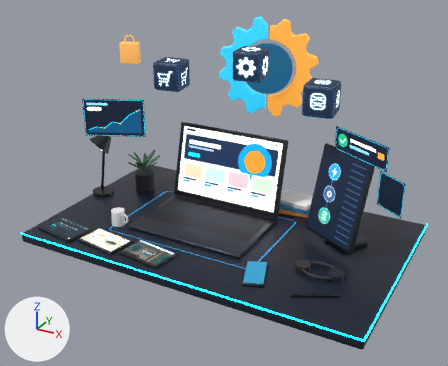
The glTF model img/hero3d/scene.glb as it was, and as the next commit left it.
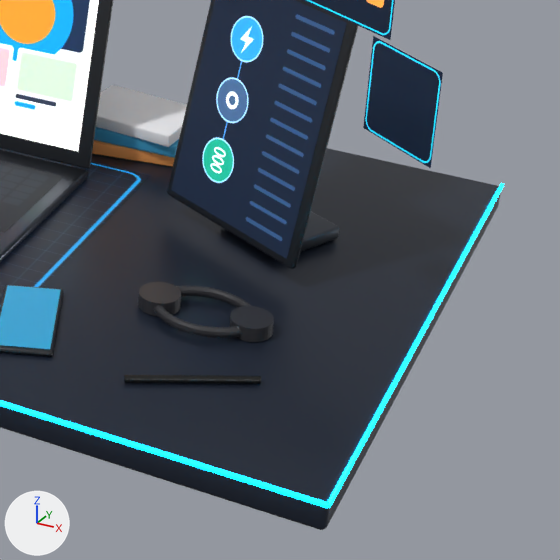
The first picture shows the older version from a 50 mm lens placed at (2.83, -4.92, 3.03), pointed at (0.01, 0.2, 0.46). The close-ups show the older and then the newer version on the part from 55% to 100% of the width and 43% to 99% of the height of that picture. Only the edits that show in the close-ups are written down. Lighting does not change. The marker at lower left points along +X, +Y and +Z. Where no turn or scale is listed for an object, it has been applied to the vertices.

Script lines for the objects in view, before the commit:
```python
me_cube = bpy.data.meshes.new('Cube')
me_cube.from_pydata(...)  # 96 vertices, 188 faces; spans x -1.8..1.8, y -1.1..1.1, z -0.05..0.05
me_cube.materials.append(mat_desk)  # dark blue #212938
me_cube_005 = bpy.data.meshes.new('Cube.005')
me_cube_005.from_pydata(...)  # 96 vertices, 188 faces; spans x -0.336..0.336, y -0.242..0.242, z -0.44..0.44
me_cube_005.materials.append(mat_bezel)  # black #191d22
me_cylinder_006 = bpy.data.meshes.new('Cylinder.006')
me_cylinder_006.from_pydata(...)  # a 32-sided cylinder along z spanning x -0.07..0.07, y -0.07..0.07, z -0.025..0.025
me_cylinder_006.materials.append(mat_headphones)  # dark grey #303035
ob_desk = bpy.data.objects.new('desk', me_cube)
ob_desk.location = (0.1, 0.1, -0.05)
ob_headphones_cup = bpy.data.objects.new('headphones_cup', me_cylinder_006)
ob_headphones_cup.location = (1.09, -0.25, 0.03)
ob_tablet = bpy.data.objects.new('tablet', me_cube_005)
ob_tablet.location = (1.2, 0.3, 0.52)
# also in view: 'desk_edge_front' at (0.1, -1.0, 0.0); 'desk_mat' at (-0.15, 0.05, 0.0); 'phone' at (0.75, -0.55, 0.01); 'headphones_band' at (1.25, -0.25, 0.03); 'laptop_keys' at (-0.15, 0.14, 0.04)
```
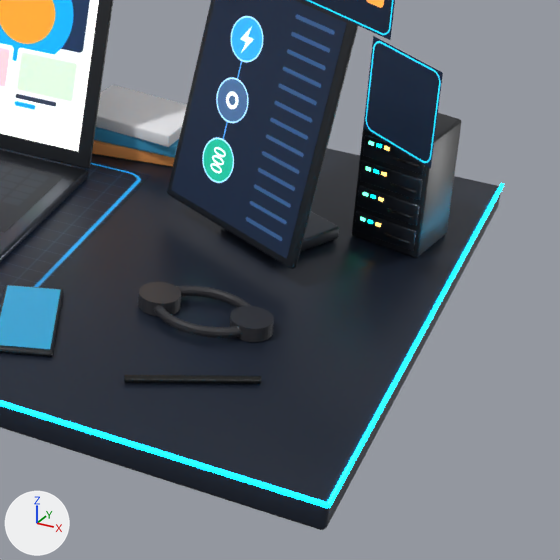
Where the newer file only moved an object's origin or applied its transform, the numbers keep the older frame.

Patch to the scene script:
```diff
--- a/img/hero3d/scene.glb.py
+++ b/img/hero3d/scene.glb.py
@@ ob_rack_unit_3 @@
+ob_rack_unit_3 = bpy.data.objects.new('rack_unit_3', me_cube_038)  # 96 vertices, 188 faces; spans x -1.0..1.0, y -0.05..0.05, z -0.35..0.35; in mat_aluminium (dark grey #4b5059)
+ob_rack_unit_3.parent = ob_rack
+ob_rack_unit_3.location = (0.0, -0.12, 0.37)
+ob_rack_unit_3.scale = (0.115, 0.115, 0.115)
@@ ob_rack @@
+ob_rack = bpy.data.objects.new('rack', None)
+ob_rack.location = (1.66, 0.62, 0.0)
+ob_rack.rotation_euler = (0.0, 0.0, -0.209)  # degrees (0, 0, -12)
@@ ob_rack_unit_2 @@
+ob_rack_unit_2 = bpy.data.objects.new('rack_unit_2', me_cube_043)  # 96 vertices, 188 faces; spans x -0.113..0.113, y -0.029..0.029, z -0.04..0.04; in mat_aluminium (dark grey #4b5059)
+ob_rack_unit_2.location = (1.635, 0.503, 0.27)
@@ ob_rack_unit_1 @@
+ob_rack_unit_1 = bpy.data.objects.new('rack_unit_1', me_cube_038)  # 96 vertices, 188 faces; spans x -1.0..1.0, y -0.05..0.05, z -0.35..0.35; in mat_aluminium (dark grey #4b5059)
+ob_rack_unit_1.parent = ob_rack
+ob_rack_unit_1.location = (0.0, -0.12, 0.17)
+ob_rack_unit_1.scale = (0.115, 0.115, 0.115)
@@ ob_rack_unit_0 @@
+ob_rack_unit_0 = bpy.data.objects.new('rack_unit_0', me_cube_043.copy())
+ob_rack_unit_0.location = (1.635, 0.503, 0.07)
@@ ob_rack_slot_3 @@
+ob_rack_slot_3 = bpy.data.objects.new('rack_slot_3', me_cube_037)  # a box spanning x -1.0..1.0, y -0.04..0.04, z -0.1..0.1; in mat_bezel (black #191d22)
+ob_rack_slot_3.parent = ob_rack
+ob_rack_slot_3.location = (0.05, -0.127, 0.358)
+ob_rack_slot_3.scale = (0.05, 0.05, 0.05)
@@ ob_rack_slot_2 @@
+ob_rack_slot_2 = bpy.data.objects.new('rack_slot_2', me_cube_037)  # a box spanning x -1.0..1.0, y -0.04..0.04, z -0.1..0.1; in mat_bezel (black #191d22)
+ob_rack_slot_2.parent = ob_rack
+ob_rack_slot_2.location = (0.05, -0.127, 0.258)
+ob_rack_slot_2.scale = (0.05, 0.05, 0.05)
@@ ob_rack_slot_1 @@
+ob_rack_slot_1 = bpy.data.objects.new('rack_slot_1', me_cube_037)  # a box spanning x -1.0..1.0, y -0.04..0.04, z -0.1..0.1; in mat_bezel (black #191d22)
+ob_rack_slot_1.parent = ob_rack
+ob_rack_slot_1.location = (0.05, -0.127, 0.158)
+ob_rack_slot_1.scale = (0.05, 0.05, 0.05)
@@ ob_rack_slot_0 @@
+ob_rack_slot_0 = bpy.data.objects.new('rack_slot_0', me_cube_037)  # a box spanning x -1.0..1.0, y -0.04..0.04, z -0.1..0.1; in mat_bezel (black #191d22)
+ob_rack_slot_0.parent = ob_rack
+ob_rack_slot_0.location = (0.05, -0.127, 0.058)
+ob_rack_slot_0.scale = (0.05, 0.05, 0.05)
@@ ob_rack_led_10 @@
+ob_rack_led_10 = bpy.data.objects.new('rack_led_10', me_cube_035)  # a box spanning x -1.0..1.0, y -0.33..0.33, z -0.67..0.67; in mat_led_cyan (dark blue #27303f, glowing cyan #00edff)
+ob_rack_led_10.parent = ob_rack
+ob_rack_led_10.location = (-0.055, -0.127, 0.388)
+ob_rack_led_10.scale = (0.009, 0.009, 0.009)
@@ ob_rack_led_8 @@
+ob_rack_led_8 = bpy.data.objects.new('rack_led_8', me_cube_036)  # a box spanning x -1.0..1.0, y -0.33..0.33, z -0.67..0.67; in mat_led_orange (dark blue #27303f, glowing orange #ffbc59)
+ob_rack_led_8.parent = ob_rack
+ob_rack_led_8.location = (-0.025, -0.127, 0.288)
+ob_rack_led_8.scale = (0.009, 0.009, 0.009)
@@ ob_rack_led_7 @@
+ob_rack_led_7 = bpy.data.objects.new('rack_led_7', me_cube_035)  # a box spanning x -1.0..1.0, y -0.33..0.33, z -0.67..0.67; in mat_led_cyan (dark blue #27303f, glowing cyan #00edff)
+ob_rack_led_7.parent = ob_rack
+ob_rack_led_7.location = (-0.055, -0.127, 0.288)
+ob_rack_led_7.scale = (0.009, 0.009, 0.009)
@@ ob_rack_led_6 @@
+ob_rack_led_6 = bpy.data.objects.new('rack_led_6', me_cube_034)  # a box spanning x -1.0..1.0, y -0.33..0.33, z -0.67..0.67; in mat_led_green (dark blue #27303f, glowing green #59ffbc)
+ob_rack_led_6.parent = ob_rack
+ob_rack_led_6.location = (-0.085, -0.127, 0.288)
+ob_rack_led_6.scale = (0.009, 0.009, 0.009)
@@ ob_rack_led_4 @@
+ob_rack_led_4 = bpy.data.objects.new('rack_led_4', me_cube_035)  # a box spanning x -1.0..1.0, y -0.33..0.33, z -0.67..0.67; in mat_led_cyan (dark blue #27303f, glowing cyan #00edff)
+ob_rack_led_4.parent = ob_rack
+ob_rack_led_4.location = (-0.055, -0.127, 0.188)
+ob_rack_led_4.scale = (0.009, 0.009, 0.009)
@@ ob_rack_led_3 @@
+ob_rack_led_3 = bpy.data.objects.new('rack_led_3', me_cube_034)  # a box spanning x -1.0..1.0, y -0.33..0.33, z -0.67..0.67; in mat_led_green (dark blue #27303f, glowing green #59ffbc)
+ob_rack_led_3.parent = ob_rack
+ob_rack_led_3.location = (-0.085, -0.127, 0.188)
+ob_rack_led_3.scale = (0.009, 0.009, 0.009)
@@ ob_rack_led_2 @@
+ob_rack_led_2 = bpy.data.objects.new('rack_led_2', me_cube_036)  # a box spanning x -1.0..1.0, y -0.33..0.33, z -0.67..0.67; in mat_led_orange (dark blue #27303f, glowing orange #ffbc59)
+ob_rack_led_2.parent = ob_rack
+ob_rack_led_2.location = (-0.025, -0.127, 0.088)
+ob_rack_led_2.scale = (0.009, 0.009, 0.009)
@@ ob_rack_led_1 @@
+ob_rack_led_1 = bpy.data.objects.new('rack_led_1', me_cube_035)  # a box spanning x -1.0..1.0, y -0.33..0.33, z -0.67..0.67; in mat_led_cyan (dark blue #27303f, glowing cyan #00edff)
+ob_rack_led_1.parent = ob_rack
+ob_rack_led_1.location = (-0.055, -0.127, 0.088)
+ob_rack_led_1.scale = (0.009, 0.009, 0.009)
@@ ob_rack_led_0 @@
+ob_rack_led_0 = bpy.data.objects.new('rack_led_0', me_cube_034)  # a box spanning x -1.0..1.0, y -0.33..0.33, z -0.67..0.67; in mat_led_green (dark blue #27303f, glowing green #59ffbc)
+ob_rack_led_0.parent = ob_rack
+ob_rack_led_0.location = (-0.085, -0.127, 0.088)
+ob_rack_led_0.scale = (0.009, 0.009, 0.009)
@@ ob_rack_frame @@
+ob_rack_frame = bpy.data.objects.new('rack_frame', me_cube_031)  # 96 vertices, 188 faces; spans x -0.15..0.15, y -0.142..0.142, z -0.23..0.23; in mat_bezel (black #191d22)
+ob_rack_frame.location = (1.66, 0.62, 0.23)
```

Pixel boxes (x1, y1, x2, y2) of what changed, in the close-ups (560 x 560 px):
'rack_frame', added
    after: (352, 113, 462, 258)
'rack_unit_2', added
    after: (360, 160, 423, 200)
'rack_unit_1', added
    after: (357, 186, 419, 226)
'rack_unit_0', added
    after: (354, 211, 416, 251)
'rack_unit_3', added
    after: (363, 135, 425, 174)
'rack_slot_3', added
    after: (392, 157, 420, 168)
'rack_slot_0', added
    after: (383, 233, 410, 245)
'rack_slot_1', added
    after: (386, 208, 413, 220)
'rack_slot_2', added
    after: (389, 183, 416, 194)
'rack_led_7', added
    after: (373, 169, 379, 174)
'rack_led_10', added
    after: (376, 143, 382, 148)
'rack_led_2', added
    after: (375, 222, 381, 227)
'rack_led_4', added
    after: (370, 194, 376, 199)
'rack_led_8', added
    after: (381, 172, 387, 176)
'rack_led_0', added
    after: (360, 217, 365, 222)
'rack_led_1', added
    after: (368, 219, 373, 224)
'rack_led_3', added
    after: (363, 192, 368, 197)
'laptop_lid', unchanged, covered by the edit
    before: (0, 0, 113, 169)
'Cube.004', unchanged, uncovered by the edit
    after: (0, 0, 113, 169)
